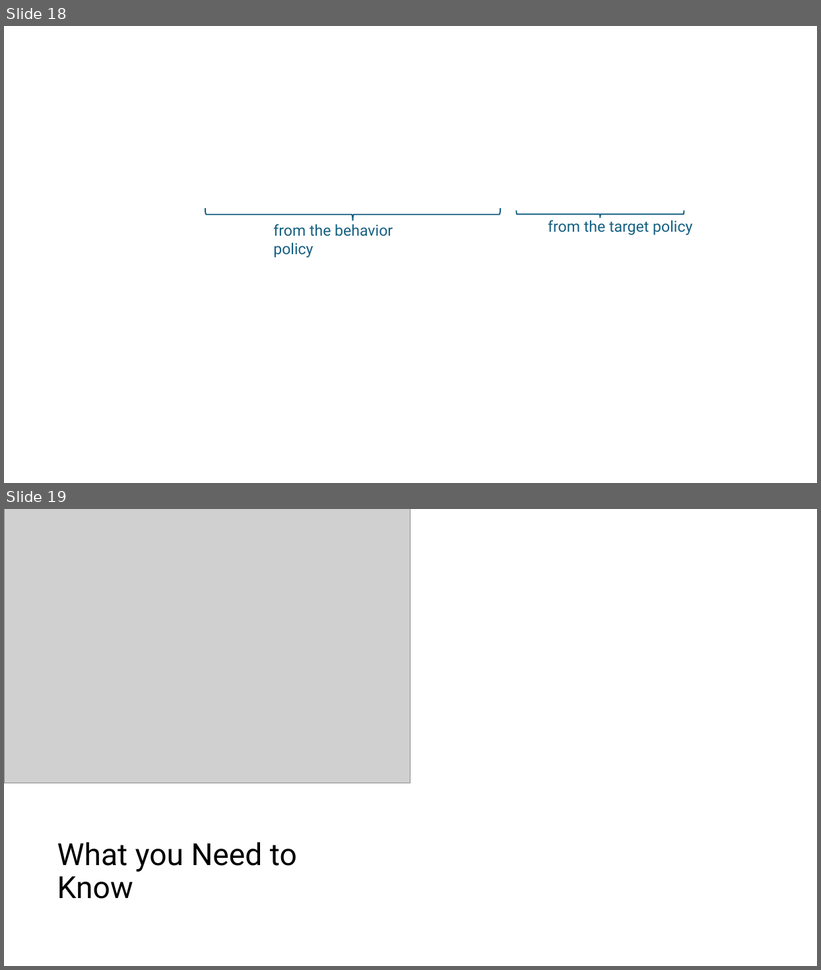
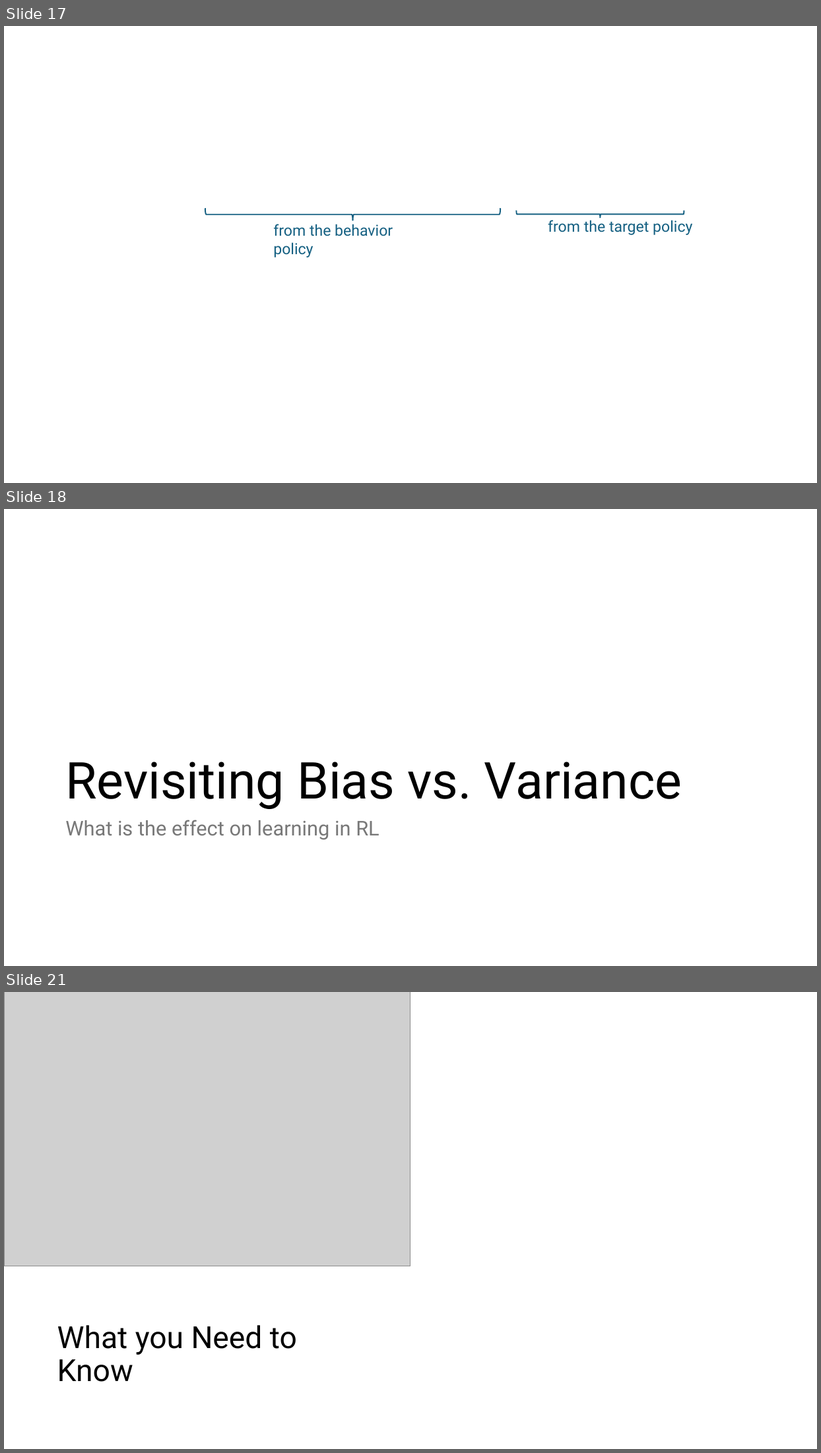
Before and after one commit to mhahsler/Introduction_to_Reinforcement_Learning, a slide deck: slides/Lecture_Chapter07.pptx. Shown one above the other, each under a label of ours: slides 18 and 19 before the commit, slides 17, 18 and 21 after it; the slides between them are not shown. The pictures are 821x970 and 821x1453 pixels, drawn with LibreOffice and Linux fonts; fonts in the diff are those of the drawing; grey boxes stand for pictures. Boxes give left, top, right and bottom in pixels: in the first picture for what was removed or moved away, otherwise in the second. Text is boxed around its words. In the diff, an @@ line names an element or a change of style, - is before the commit and + after.

Commit message:
improved bias vs variance discussion.

```diff
--- a/slides/Lecture_Chapter07.pptx
+++ b/slides/Lecture_Chapter07.pptx
@@ slide 18 added at box(4, 509, 817, 966), background #FFFFFF @@
@@ title added at box(65, 762, 682, 809), 60 pt, text #000000 @@
+Revisiting Bias vs. Variance
@@ text added at box(65, 820, 380, 840), 24 pt, text #797979 @@
+What is the effect on learning in RL
@@ what was slide 18 is now slide 17 @@
@@ what was slide 19 is now slide 21 @@
```
Also in this commit, not shown: 2 other slides added, 1 slide removed, 5 other files.
